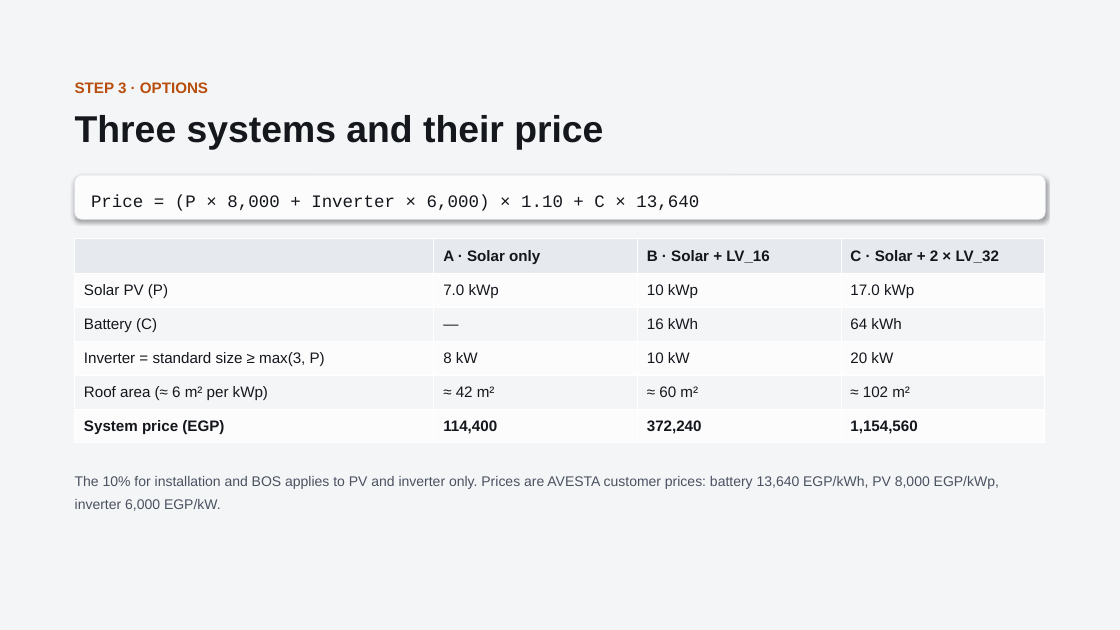
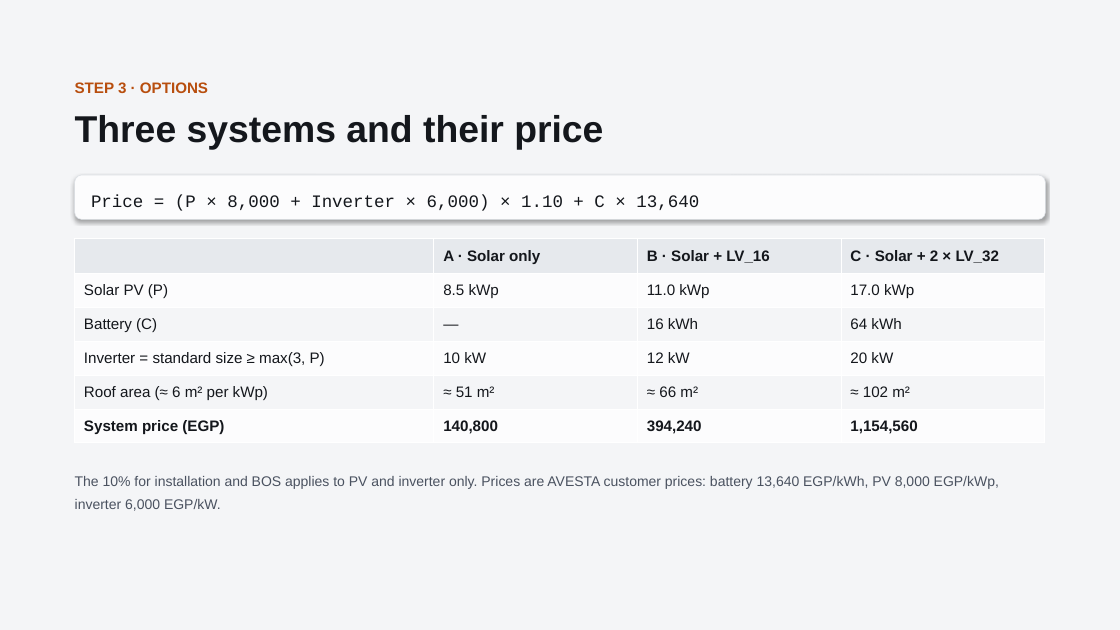
Before and after one commit to boodyelkady1998-sudo/avesta-bess-sizing-tool, a slide deck: slide 5 of El_Mo3alem_Juice_Shop_Solar_BESS.pptx. Drawn at 1120x630 pixels with LibreOffice and Linux fonts; fonts in the diff are those of the drawing. Boxes give left, top, right and bottom in pixels: in the first picture for what was removed or moved away, otherwise in the second. Text is boxed around its words. In the diff, an @@ line names an element or a change of style, - is before the commit and + after.

```diff
--- a/El_Mo3alem_Juice_Shop_Solar_BESS.pptx
+++ b/El_Mo3alem_Juice_Shop_Solar_BESS.pptx
@@ table at [75, 238, 1044, 441] @@
-row 2, column 2: 7.0 kWp
+row 2, column 2: 8.5 kWp
-row 2, column 3: 10 kWp
+row 2, column 3: 11.0 kWp
-row 4, column 2: 8 kW
+row 4, column 2: 10 kW
-row 4, column 3: 10 kW
+row 4, column 3: 12 kW
-row 5, column 2: ≈ 42 m²
+row 5, column 2: ≈ 51 m²
-row 5, column 3: ≈ 60 m²
+row 5, column 3: ≈ 66 m²
-row 6, column 2: 114,400
+row 6, column 2: 140,800
-row 6, column 3: 372,240
+row 6, column 3: 394,240
```
Also in this commit, not shown: 7 other slides changed.
